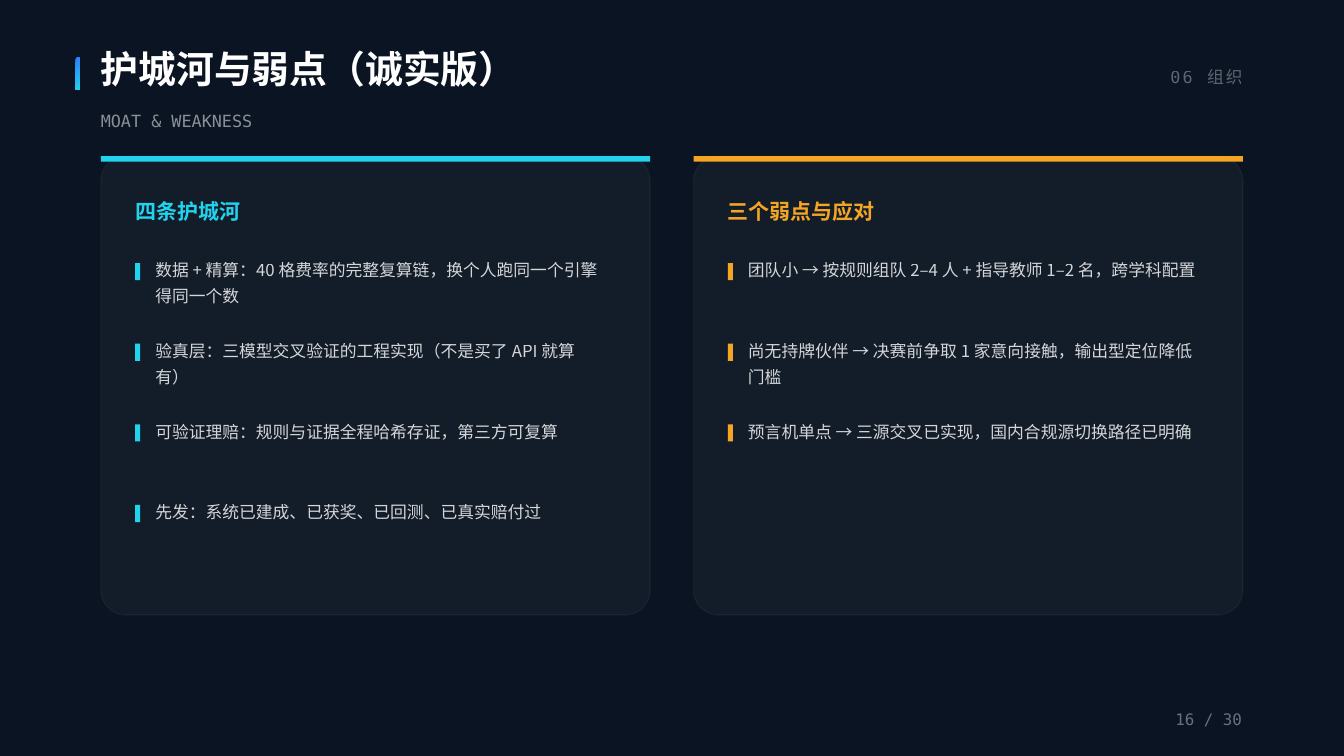
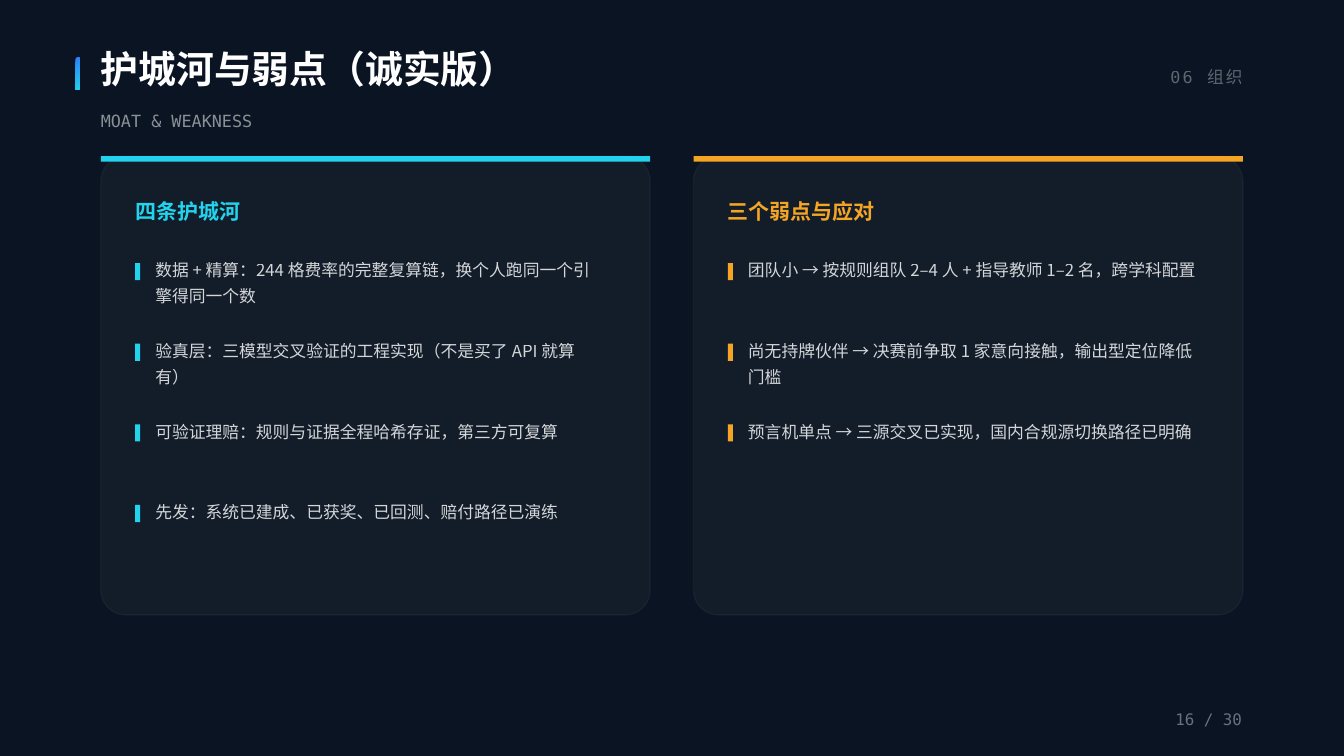
Before and after one commit to BruceLeezh/rainproof-pro, a slide deck: slide 16 of 01-参赛材料/交付物/PPT/神麻组-雨证-项目计划书-2026-11-16x9.pptx. Drawn at 1344x756 pixels with LibreOffice and Linux fonts; fonts in the diff are those of the drawing. Boxes give left, top, right and bottom in pixels: in the first picture for what was removed or moved away, otherwise in the second. Text is boxed around its words. In the diff, an @@ line names an element or a change of style, - is before the commit and + after.

Commit message:
[A] 全面扫描至可提交状态：修 1 处事实夸大 + 12 处 40 格/244 格口径矛盾，PPT/PDF 同步
- 计划书/答辩版 deck P16「已真实赔付过」→「赔付路径已演练」（链上 0 笔赔付，Sepolia 为 simulated 合成单，677 唯一真实案例是拒赔）
- 「40 格」统一为「五城试点 40 格」（零售矩阵本身），整体定价成果一律 244 格：deck P10/P16/P22/P27 五处 + 计划书 md 七处
- 数表/敏感性表/引用清单加五城限定；文案 4 份 v3 参考稿加 V6 阅读前提横幅
- 计划书/答辩版 PDF 重导并校验（30/29 页、无「真实赔付」、含「链上 244 格」）；P16 组合形状文本层缺失改用 PNG 读图验证
- 扫描记录：108 JS 语法 0 错、依赖 0 冗余、TODO 0、合约地址三处一致、TODO 唯一命中在 ethers UMD
- 复跑：npm test EXIT=0 / 596 ✅ / 29 组；preflight 全绿；build-site 成功
- 报告：02-作战与答辩/全面扫描与完善-2026-11-01.md

```diff
--- a/01-参赛材料/交付物/PPT/神麻组-雨证-项目计划书-2026-11-16x9.pptx
+++ b/01-参赛材料/交付物/PPT/神麻组-雨证-项目计划书-2026-11-16x9.pptx
@@ text at (155,262,590,304): text changed @@
-数据 + 精算：40 格费率的完整复算链，换个人跑同一个引擎得同一个数
+数据 + 精算：244 格费率的完整复算链，换个人跑同一个引擎得同一个数
@@ text at (155,504,558,520): text changed @@
-先发：系统已建成、已获奖、已回测、已真实赔付过
+先发：系统已建成、已获奖、已回测、赔付路径已演练
```
Also in this commit, not shown: 3 other slides changed, 17 other files.
